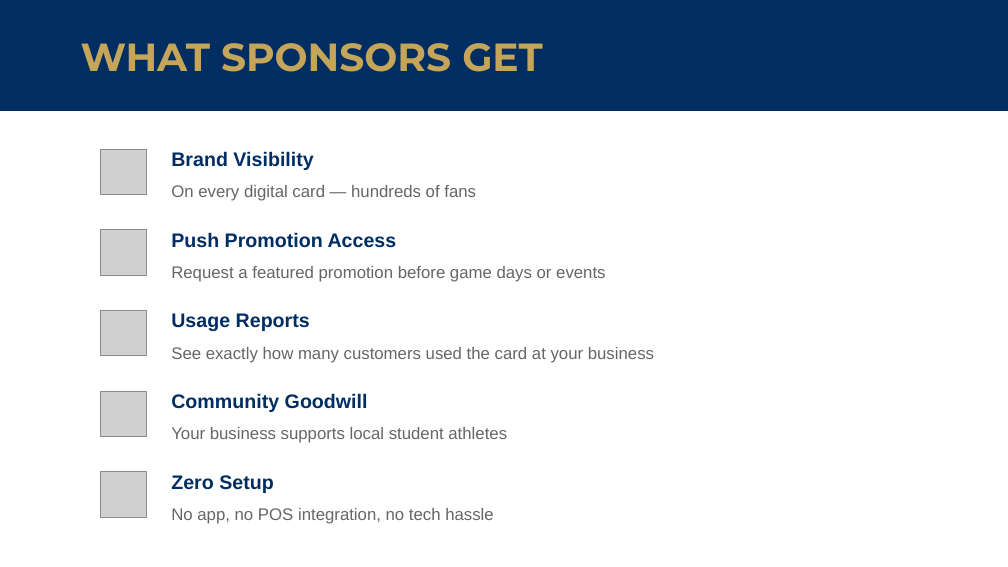
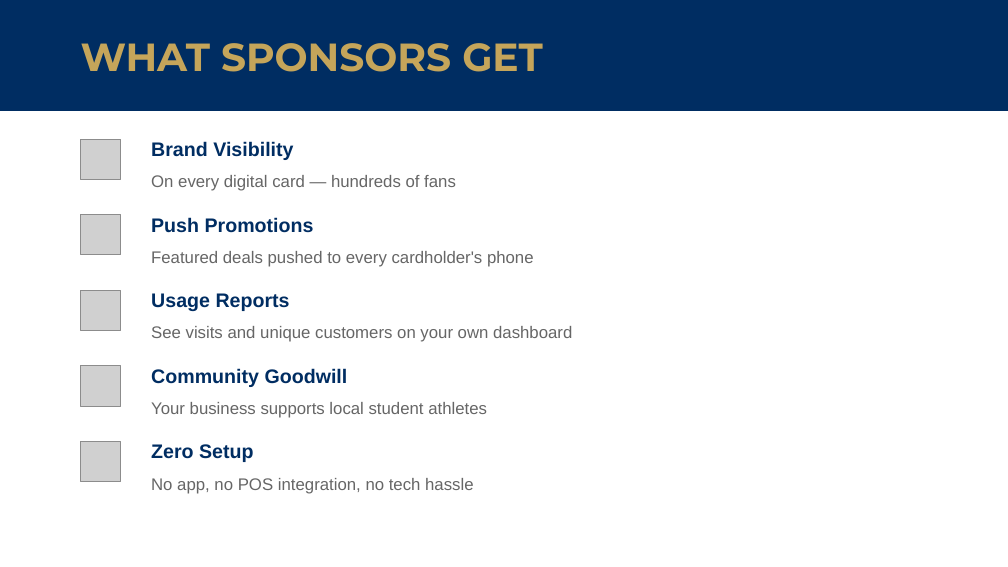
Before and after one commit to hoserR9/school-discount-pass, a slide deck: slide 8 of pitch/Del-Norte-Nighthawk-Sponsor-Pitch.pptx (slide 7 before the commit). Drawn at 1008x567 pixels with LibreOffice and Linux fonts; fonts in the diff are those of the drawing; grey boxes stand for pictures. Boxes give left, top, right and bottom in pixels: in the first picture for what was removed or moved away, otherwise in the second. Text is boxed around its words. In the diff, an @@ line names an element or a change of style, - is before the commit and + after.

```diff
--- a/pitch/Del-Norte-Nighthawk-Sponsor-Pitch.pptx
+++ b/pitch/Del-Norte-Nighthawk-Sponsor-Pitch.pptx
@@ picture: place and size @@
-picture at bbox=[101, 149, 146, 195]
+picture at bbox=[81, 139, 121, 179]
@@ text "Brand Visibility": place and size @@
-text "Brand Visibility" at bbox=[171, 151, 313, 170]
+text "Brand Visibility" at bbox=[151, 141, 293, 160]
@@ text "On every digital card — ...": place and size @@
-text "On every digital card — ..." at bbox=[171, 185, 476, 201]
+text "On every digital card — ..." at bbox=[151, 175, 456, 191]
@@ picture: place and size @@
-picture at bbox=[101, 230, 146, 275]
+picture at bbox=[81, 215, 121, 255]
@@ text at bbox=[151, 217, 314, 233]: text changed @@
-Push Promotion Access
+Push Promotions
@@ text at bbox=[151, 251, 534, 267]: text changed @@
-Request a featured promotion before game days or events
+Featured deals pushed to every cardholder's phone
@@ picture: place and size @@
-picture at bbox=[101, 310, 146, 356]
+picture at bbox=[81, 290, 121, 331]
@@ text "Usage Reports": place and size @@
-text "Usage Reports" at bbox=[171, 313, 310, 331]
+text "Usage Reports" at bbox=[151, 293, 290, 311]
@@ text at bbox=[151, 326, 572, 342]: text changed @@
-See exactly how many customers used the card at your business
+See visits and unique customers on your own dashboard
@@ text "Community Goodwill": place and size @@
-text "Community Goodwill" at bbox=[171, 393, 368, 412]
+text "Community Goodwill" at bbox=[151, 368, 348, 387]
@@ picture: place and size @@
-picture at bbox=[101, 391, 146, 436]
+picture at bbox=[81, 366, 121, 406]
@@ text "Your business supports local student ...": place and size @@
-text "Your business supports local student ..." at bbox=[171, 427, 507, 443]
+text "Your business supports local student ..." at bbox=[151, 402, 487, 418]
@@ picture: place and size @@
-picture at bbox=[101, 472, 146, 517]
+picture at bbox=[81, 442, 121, 482]
@@ text "Zero Setup": place and size @@
-text "Zero Setup" at bbox=[171, 475, 273, 493]
+text "Zero Setup" at bbox=[151, 444, 253, 462]
@@ text "No app, no POS integration, ...": place and size @@
-text "No app, no POS integration, ..." at bbox=[171, 508, 493, 524]
+text "No app, no POS integration, ..." at bbox=[151, 478, 473, 494]
```
Also in this commit, not shown: 7 other slides changed, 3 slides added, 2 slides removed, 10 other files.
